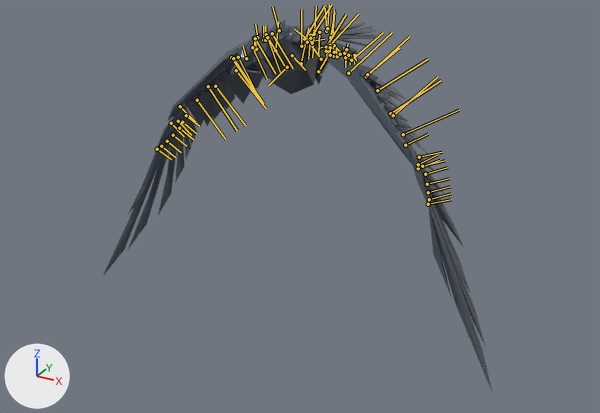
One commit to the FBX model ggj15/Assets/blackBird_Flap_v001.fbx: the scene before it, then after it.
The view is the same before and after, from a 50 mm lens placed at (0.575, -1.051, 0.462), pointed at (0.003, -0.009, -0.059). The axes (+X, +Y, +Z) are drawn at lower left. The lights are the same throughout. Both versions are drawn at frame 6 of the action 'Take 001'; the numbers are the values there. The bones that bend it are drawn over the model as lines.

The first picture shows 'blackBird_GEO'.
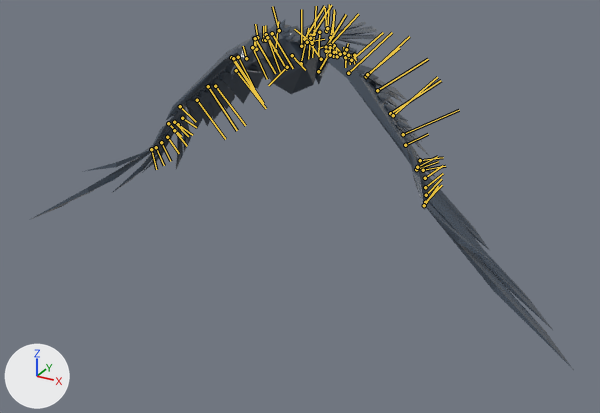
The change, as a list of edits to the scene's bpy script:
```text
Change bone_leftwrist:
    where bone_leftwrist = bpy.data.objects['Armature'].pose.bones['LeftWrist']  # child of 'LeftElbow'
    bone_leftwrist.rotation_quaternion: (0.995, 0.026, -0.005, -0.097) -> (0.991, 0.027, -0.096, -0.093)  # degrees (3, 0, -11) -> degrees (4, -11, -11)
Change bone_leftfeather07influence1:
    where bone_leftfeather07influence1 = bpy.data.objects['Armature'].pose.bones['LeftFeather07Influence1']  # child of 'LeftHand'
    bone_leftfeather07influence1.rotation_quaternion: (0.997, 0.02, 0.018, 0.034) -> (0.999, 0.028, 0.02, 0.0)  # degrees (2, 2, 4) -> degrees (3, 2, 0)
Change bone_leftfeather06influence1:
    where bone_leftfeather06influence1 = bpy.data.objects['Armature'].pose.bones['LeftFeather06Influence1']  # child of 'LeftHand'
    bone_leftfeather06influence1.rotation_quaternion: (0.999, 0.011, -0.004, 0.031) -> (1.0, 0.018, -0.003, -0.004)  # degrees (1, 0, 4) -> degrees (2, 0, 0)
Change bone_leftfeather05influence1:
    where bone_leftfeather05influence1 = bpy.data.objects['Armature'].pose.bones['LeftFeather05Influence1']  # child of 'LeftHand'
    bone_leftfeather05influence1.rotation_quaternion: (0.999, 0.002, -0.007, 0.026) -> (0.982, 0.004, -0.007, 0.19)  # degrees (0, -1, 3) -> degrees (0, -1, 22)
Change bone_leftfeather04influence1:
    where bone_leftfeather04influence1 = bpy.data.objects['Armature'].pose.bones['LeftFeather04Influence1']  # child of 'LeftHand'
    bone_leftfeather04influence1.rotation_quaternion: (0.999, 0.003, -0.044, -0.006) -> (0.978, -0.008, -0.051, 0.202)  # degrees (0, -5, -1) -> degrees (-2, -6, 23)
Change bone_leftfeather03influence1:
    where bone_leftfeather03influence1 = bpy.data.objects['Armature'].pose.bones['LeftFeather03Influence1']  # child of 'LeftHand'
    bone_leftfeather03influence1.rotation_quaternion: (0.998, 0.003, -0.067, 0.0) -> (0.965, -0.017, -0.078, 0.251)  # degrees (0, -8, 0) -> degrees (-4, -8, 29)
Change bone_leftfeather02influence1:
    where bone_leftfeather02influence1 = bpy.data.objects['Armature'].pose.bones['LeftFeather02Influence1']  # child of 'LeftHand'
    bone_leftfeather02influence1.rotation_quaternion: (0.996, 0.005, -0.084, 0.0) -> (0.963, -0.02, -0.095, 0.251)  # degrees (1, -10, 0) -> degrees (-5, -10, 30)
Change bone_leftfeather01influence1:
    where bone_leftfeather01influence1 = bpy.data.objects['Armature'].pose.bones['LeftFeather01Influence1']  # child of 'LeftHand'
    bone_leftfeather01influence1.rotation_quaternion: (0.997, 0.004, -0.077, 0.0) -> (0.929, -0.028, -0.085, 0.359)  # degrees (1, -9, 0) -> degrees (-7, -8, 43)
Change bone_rightwrist:
    where bone_rightwrist = bpy.data.objects['Armature'].pose.bones['RightWrist']  # child of 'RightElbow'
    bone_rightwrist.rotation_quaternion: (0.995, 0.026, -0.005, -0.097) -> (0.991, 0.027, -0.096, -0.093)  # degrees (3, 0, -11) -> degrees (4, -11, -11)
Change bone_rightfeather07influence1:
    where bone_rightfeather07influence1 = bpy.data.objects['Armature'].pose.bones['RightFeather07Influence1']  # child of 'RightHand'
    bone_rightfeather07influence1.rotation_quaternion: (0.998, -0.001, 0.021, 0.031) -> (1.0, 0.001, 0.022, -0.003)  # degrees (0, 2, 4) -> degrees (0, 2, 0)
Change bone_rightfeather06influence1:
    where bone_rightfeather06influence1 = bpy.data.objects['Armature'].pose.bones['RightFeather06Influence1']  # child of 'RightHand'
    bone_rightfeather06influence1.rotation_quaternion: (0.997, 0.001, 0.03, 0.036) -> (0.999, 0.0, 0.032, 0.001)  # degrees (0, 3, 4) -> degrees (0, 4, 0)
Change bone_rightfeather05influence1:
    where bone_rightfeather05influence1 = bpy.data.objects['Armature'].pose.bones['RightFeather05Influence1']  # child of 'RightHand'
    bone_rightfeather05influence1.rotation_quaternion: (0.999, 0.003, 0.004, 0.021) -> (0.983, 0.006, 0.003, 0.185)  # degrees (0, 0, 2) -> degrees (1, 0, 21)
Change bone_rightfeather04influence1:
    where bone_rightfeather04influence1 = bpy.data.objects['Armature'].pose.bones['RightFeather04Influence1']  # child of 'RightHand'
    bone_rightfeather04influence1.rotation_quaternion: (0.999, -0.004, -0.037, -0.013) -> (0.98, -0.014, -0.042, 0.194)  # degrees (0, -4, -1) -> degrees (-3, -4, 23)
Change bone_rightfeather03influence1:
    where bone_rightfeather03influence1 = bpy.data.objects['Armature'].pose.bones['RightFeather03Influence1']  # child of 'RightHand'
    bone_rightfeather03influence1.rotation_quaternion: (0.997, 0.004, -0.073, 0.0) -> (0.964, -0.017, -0.083, 0.251)  # degrees (0, -8, 0) -> degrees (-4, -9, 29)
Change bone_rightfeather02influence1:
    where bone_rightfeather02influence1 = bpy.data.objects['Armature'].pose.bones['RightFeather02Influence1']  # child of 'RightHand'
    bone_rightfeather02influence1.rotation_quaternion: (0.996, 0.005, -0.084, 0.0) -> (0.963, -0.02, -0.095, 0.251)  # degrees (1, -10, 0) -> degrees (-5, -10, 30)
Change bone_rightfeather01influence1:
    where bone_rightfeather01influence1 = bpy.data.objects['Armature'].pose.bones['RightFeather01Influence1']  # child of 'RightHand'
    bone_rightfeather01influence1.rotation_quaternion: (0.997, 0.004, -0.077, 0.0) -> (0.929, -0.028, -0.085, 0.359)  # degrees (1, -9, 0) -> degrees (-7, -8, 43)
```

Pixel boxes (x1, y1, x2, y2) of what changed, in the pictures (600 x 413 px):
'blackBird_GEO', posed (40% wider, 6% shorter)
    before: (103, 19, 493, 393)
    after: (29, 19, 574, 370)
bone 'LeftFeather07Influence1', root to tip
    before: (419, 157) to (442, 152)
    after: (420, 160) to (443, 157)
bone 'LeftFeather06Influence1', root to tip
    before: (422, 166) to (445, 160)
    after: (423, 170) to (445, 166)
bone 'LeftFeather05Influence1', root to tip
    before: (425, 174) to (447, 167)
    after: (425, 178) to (443, 165)
bone 'LeftFeather04Influence1', root to tip
    before: (427, 184) to (449, 178)
    after: (425, 187) to (443, 173)
bone 'LeftFeather03Influence1', root to tip
    before: (428, 192) to (450, 186)
    after: (426, 195) to (441, 179)
bone 'LeftFeather02Influence1', root to tip
    before: (429, 199) to (451, 193)
    after: (425, 202) to (442, 185)
bone 'LeftFeather01Influence1', root to tip
    before: (428, 204) to (451, 199)
    after: (424, 205) to (438, 186)
bone 'RightWrist', root to tip
    before: (180, 106) to (195, 122)
    after: (180, 106) to (196, 122)
bone 'RightFeather07Influence1', root to tip
    before: (186, 115) to (199, 126)
    after: (182, 118) to (196, 127)
bone 'RightFeather06Influence1', root to tip
    before: (182, 122) to (196, 133)
    after: (178, 124) to (192, 135)
bone 'RightFeather05Influence1', root to tip
    before: (179, 128) to (193, 139)
    after: (174, 130) to (187, 146)
bone 'RightFeather04Influence1', root to tip
    before: (173, 135) to (186, 146)
    after: (167, 137) to (179, 153)
bone 'RightFeather03Influence1', root to tip
    before: (167, 141) to (181, 152)
    after: (161, 142) to (170, 161)
bone 'RightFeather02Influence1', root to tip
    before: (161, 146) to (175, 157)
    after: (156, 147) to (164, 165)
bone 'RightFeather01Influence1', root to tip
    before: (157, 149) to (171, 159)
    after: (151, 149) to (156, 169)
